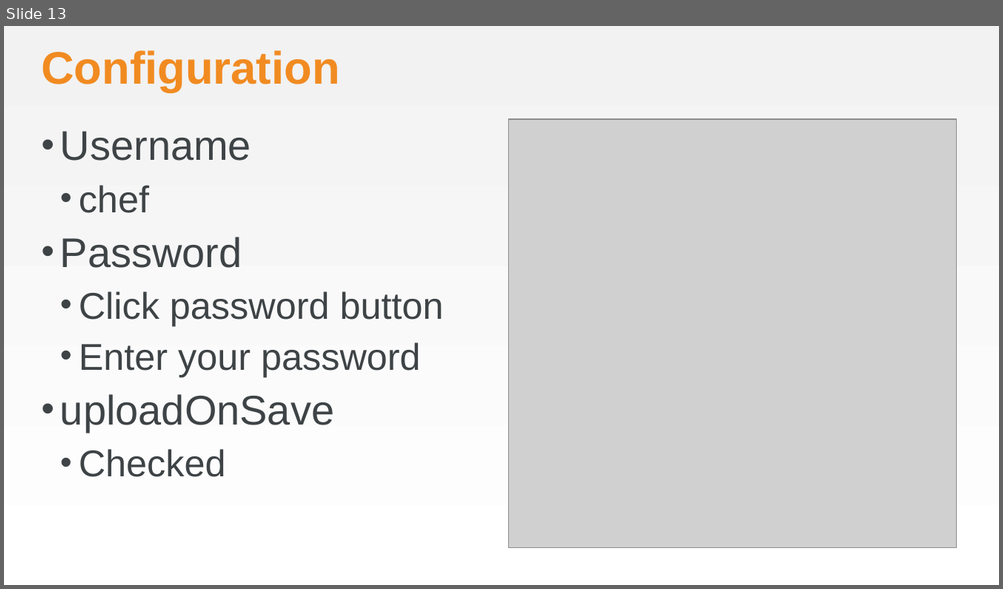
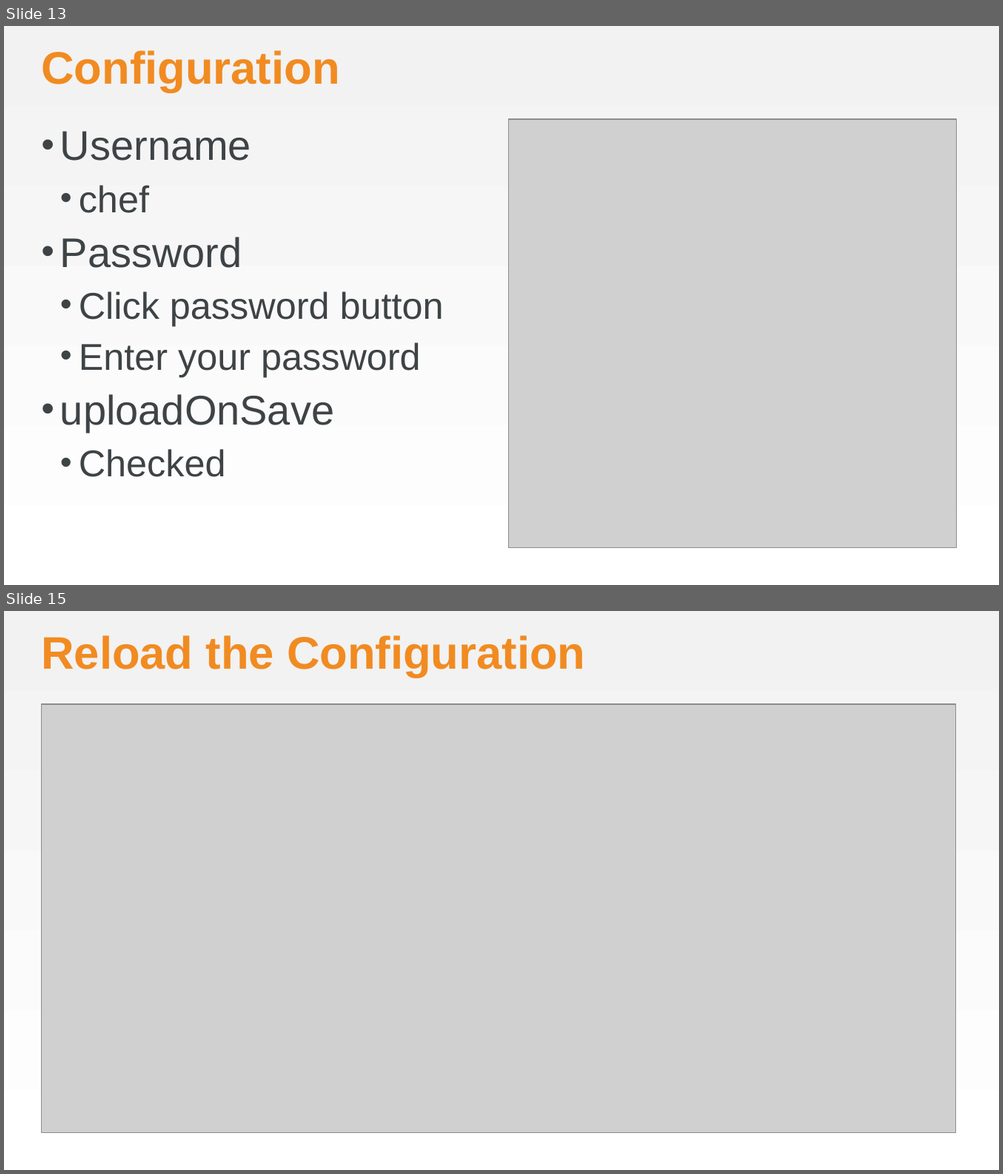
Before and after one commit to nathenharvey/chef-gilt-2014, a slide deck: Configure_Remote_Editing.pptx. Shown one above the other, each under a label of ours: slide 13 before the commit, slides 13 and 15 after it; the slides between them are not shown. The pictures are 1003x589 and 1003x1174 pixels, drawn with LibreOffice and Linux fonts; fonts in the diff are those of the drawing; grey boxes stand for pictures; background and template pictures are left out. Boxes give left, top, right and bottom in pixels: in the first picture for what was removed or moved away, otherwise in the second. Text is boxed around its words. In the diff, an @@ line names an element or a change of style, - is before the commit and + after.

Commit message:
Add a slide about the need for a folder
Resolves #1 - a folder is required for remote sync configuration

also adds slides for manually verifying and reloading the configuration

```diff
--- a/Configure_Remote_Editing.pptx
+++ b/Configure_Remote_Editing.pptx
@@ slide 15 added at bbox=[4, 611, 999, 1170], background gradient #F2F2F2 to #FFFFFF @@
@@ title added at bbox=[41, 635, 585, 678], 44 pt, text #F18B21, bold @@
+Reload the Configuration
@@ picture added at bbox=[41, 704, 956, 1133] @@
```
Also in this commit, not shown: 2 slides changed, 2 other slides added, 1 slide removed, 1 other file.
